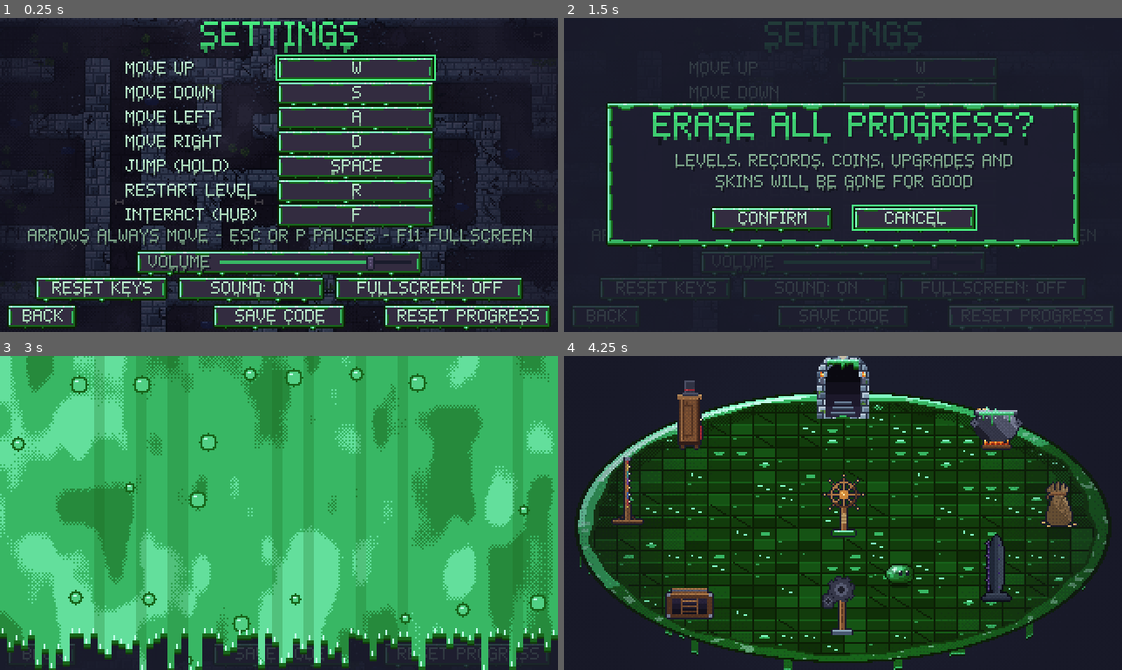
Above: before the commit, frames 1-4 (two rows, left to right).
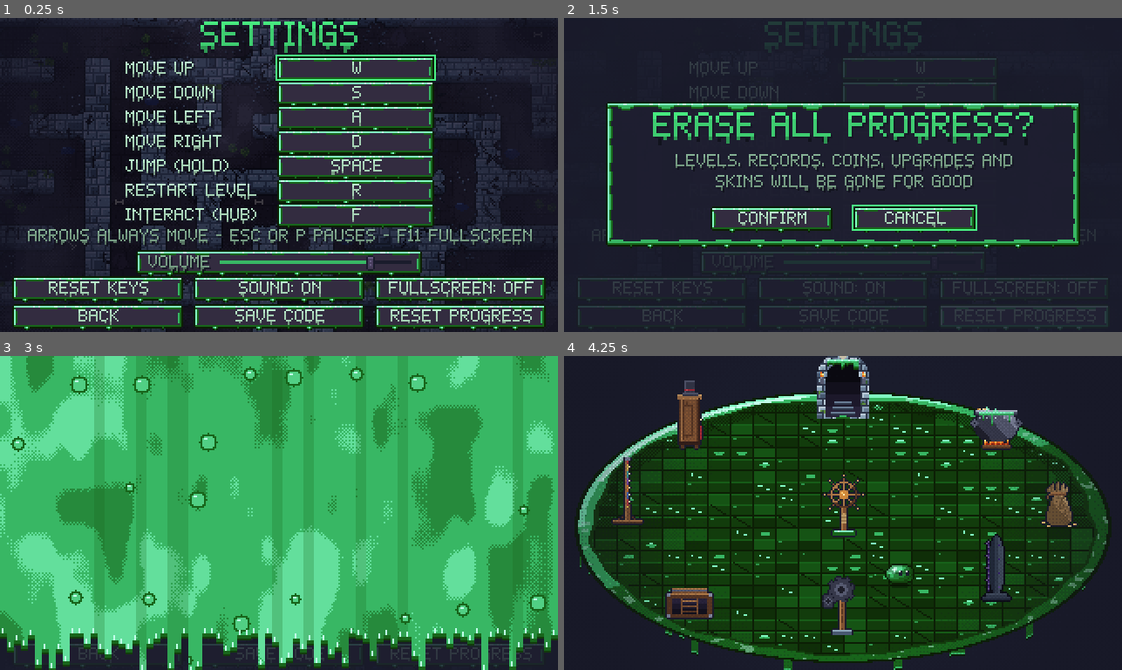
Above: after the commit, the same moments.

Repository: AveryBlue-GD/slime-time
Game: Godot game, scene res://scenes/controls.tscn
Two runs of this game, one before a commit and one after it. Both use one fixed random seed, a clock stepped at 60 frames per second and the inputs below. This scene is started directly instead of the project's main scene.
Inputs (mouse positions are in pixels of both pictures, inside the frame that each line leads up to):
- Up to frame 1 (0.25 s): no input
- Up to frame 2 (1.5 s): click "RESET KEYS" at 0.5 s; click "RESET PROGRESS" at 1.25 s
- Up to frame 3 (3 s): click "SAVE CODE" at 2 s; click "CONFIRM" at 2.75 s
- Up to frame 4 (4.25 s): tap Enter at 3.5 s; move the mouse to (965, 497) at 3.52 s; hold D (move_right) from 3.53 s (still down); tap F (interact) at 3.6 s; click (965, 497) at 3.67 s; tap Space (jump) at 3.77 s

The runs differ from the first frame. In frame 1, 6.0% of the frame differs, in the area x 1-99%, y 82-100%; in frame 2, 1.9%; in frame 3, 0.6%; in frame 4, nothing differs.

Commit message:
Settings: the six bottom buttons form an even 3x2 grid (same width, aligned columns, BACK included)
Co-Authored-By: Claude Opus 5.5 <noreply@anthropic.com>

Diff:
--- a/scripts/ui/controls.gd
+++ b/scripts/ui/controls.gd
@@ -10,6 +10,12 @@
 	move_up = "MOVE UP", move_down = "MOVE DOWN", move_left = "MOVE LEFT", move_right = "MOVE RIGHT",
 	jump = "JUMP (HOLD)", restart = "RESTART LEVEL", interact = "INTERACT (HUB)",
 }
+
+## The bottom button grid: width of each button, gap between columns, and the two rows.
+const BUTTON_W := 98
+const BUTTON_GAP := 6
+const ROW_1 := 148
+const ROW_2 := 164
 
 var key_buttons := {}
 var waiting_for := ""
@@ -57,25 +63,30 @@
 	note.set_anchors_and_offsets_preset(Control.PRESET_TOP_WIDE)
 	note.offset_top = 121
 	note.offset_bottom = 131
-	var reset := UIKit.make_button("RESET KEYS", _on_reset, Vector2(76, 13))
-	reset.position = Vector2(20, 148)  # the three buttons span 20..300, 6 px apart
-	sound_button = UIKit.make_button("", _toggle_sound, Vector2(84, 13))
-	sound_button.position = Vector2(102, 148)
+	# The six buttons at the bottom form a grid: two rows of three, all BUTTON_W wide, in columns
+	# centered on the screen.
+	var reset := UIKit.make_button("RESET KEYS", _on_reset, Vector2(BUTTON_W, 13))
+	reset.position = Vector2(_column(0), ROW_1)
+	sound_button = UIKit.make_button("", _toggle_sound, Vector2(BUTTON_W, 13))
+	sound_button.position = Vector2(_column(1), ROW_1)
 	add_child(sound_button)
-	fullscreen_button = UIKit.make_button("", func() -> void: Progress.toggle_fullscreen(), Vector2(108, 13))
-	fullscreen_button.position = Vector2(192, 148)
+	fullscreen_button = UIKit.make_button("", func() -> void: Progress.toggle_fullscreen(), Vector2(BUTTON_W, 13))
+	fullscreen_button.position = Vector2(_column(2), ROW_1)
 	add_child(fullscreen_button)
 	_refresh_sound()
 	add_child(reset)
 	var volume_row := UIKit.make_volume_slider(110.0)
 	add_child(volume_row)  # (in the tree first, so it is measured in the theme's font)
 	volume_row.position = Vector2(roundf((320 - volume_row.get_combined_minimum_size().x) / 2.0), 133)
-	UIKit.add_back_button(self)
-	reset_button = UIKit.make_button("RESET PROGRESS", _ask_reset, Vector2(96, 13))
-	reset_button.position = Vector2(220, 164)
+	var back := UIKit.add_back_button(self)
+	back.custom_minimum_size = Vector2(BUTTON_W, 13)
+	back.size = back.custom_minimum_size
+	back.position = Vector2(_column(0), ROW_2)
+	reset_button = UIKit.make_button("RESET PROGRESS", _ask_reset, Vector2(BUTTON_W, 13))
+	reset_button.position = Vector2(_column(2), ROW_2)
 	add_child(reset_button)
-	save_code_button = UIKit.make_button("SAVE CODE", _open_codes, Vector2(76, 13))
-	save_code_button.position = Vector2(122, 164)
+	save_code_button = UIKit.make_button("SAVE CODE", _open_codes, Vector2(BUTTON_W, 13))
+	save_code_button.position = Vector2(_column(1), ROW_2)
 	add_child(save_code_button)
 	_build_reset_confirm()
 	_build_code_panel()
@@ -171,6 +182,12 @@
 	UIKit.go(get_tree(), UIKit.TITLE_SCENE)  # start fresh with the loaded save
 
 
+## Left edge of bottom-grid column `i` (0-2), the three columns centered on the screen.
+func _column(i: int) -> int:
+	var span := BUTTON_W * 3 + BUTTON_GAP * 2
+	return (320 - span) / 2 + i * (BUTTON_W + BUTTON_GAP)
+
+
 ## The "are you sure?" panel for RESET PROGRESS: nothing is wiped until CONFIRM is clicked.
 func _build_reset_confirm() -> void:
 	reset_confirm = Control.new()
